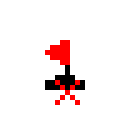
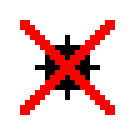
Two versions of the same layered image (130×130). Layer-by-layer changes:
moved "Layer 4" above "Layer 3", painted on it over 20, 20, 115, 115
showed "Layer 3" over 35, 35, 100, 100
hid "Layer 1" over 45, 40, 85, 90
